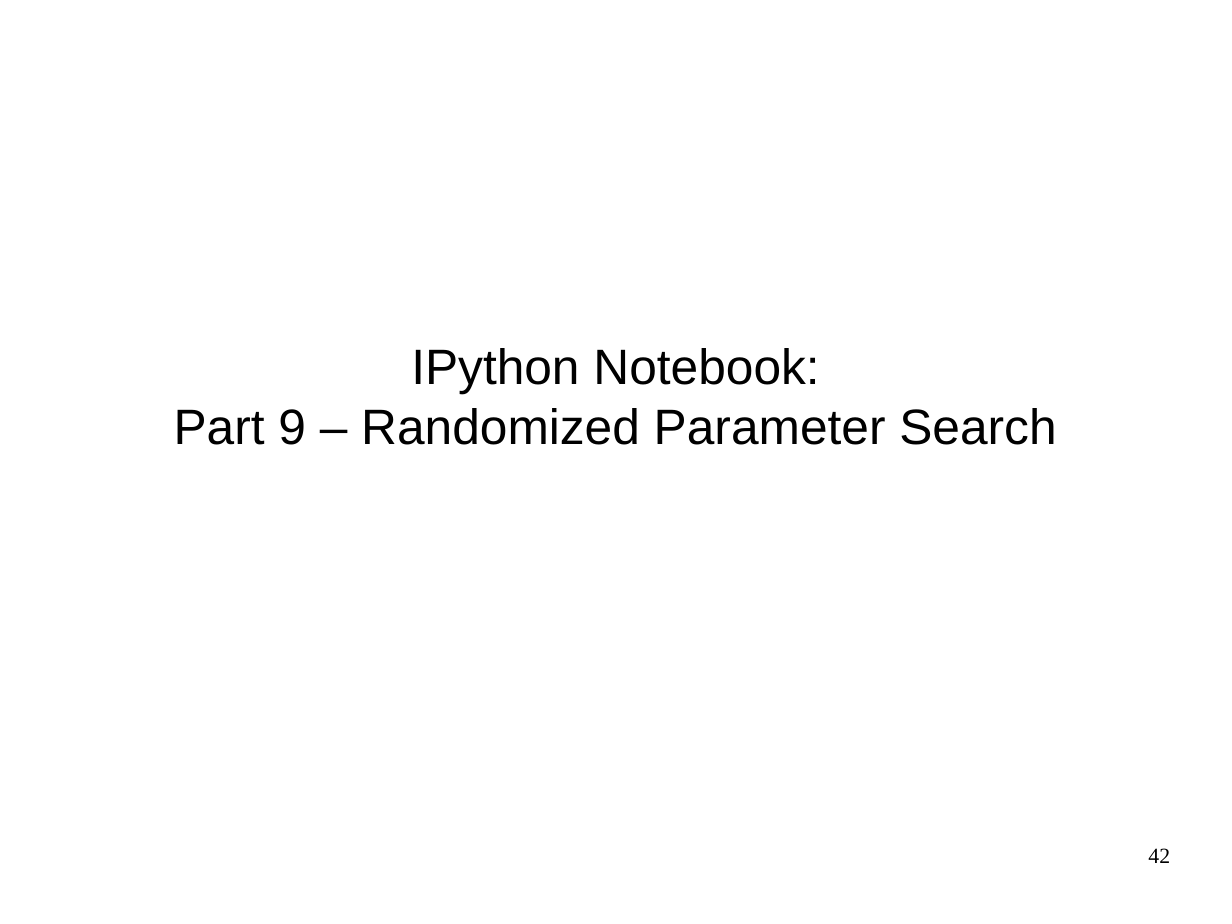
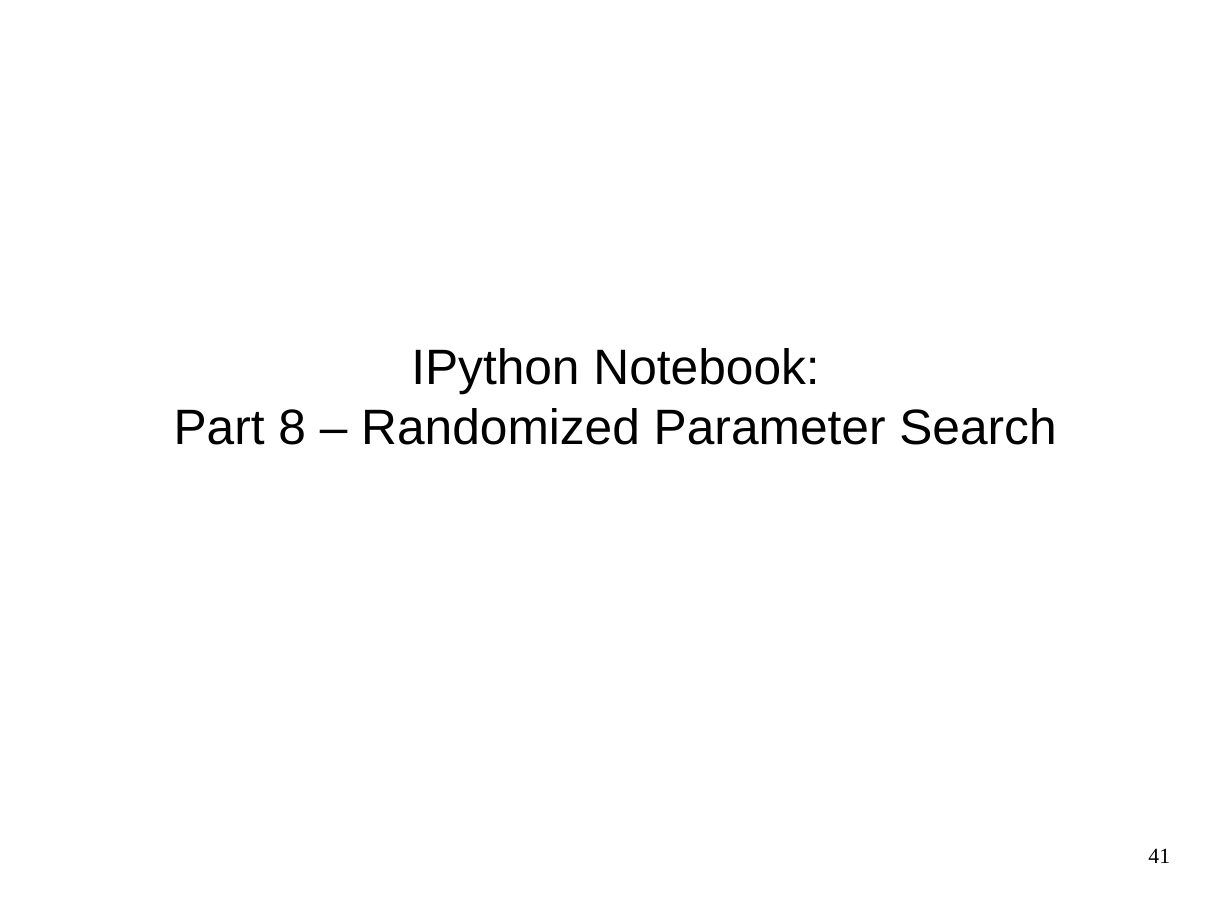
Before and after one commit to amueller/odscon-2015, a slide deck: slide 41 of machine-learning-with-scikit-learn-odscon.odp (slide 42 before the commit). Drawn at 1232x924 pixels with LibreOffice and Linux fonts; fonts in the diff are those of the drawing. Boxes give left, top, right and bottom in pixels: in the first picture for what was removed or moved away, otherwise in the second. Text is boxed around its words. In the diff, an @@ line names an element or a change of style, - is before the commit and + after.

```diff
--- a/machine-learning-with-scikit-learn-odscon.odp
+++ b/machine-learning-with-scikit-learn-odscon.odp
@@ subtitle at (x1=174, y1=408, x2=1056, y2=445): text changed @@
-Part 9 – Randomized Parameter Search
+Part 8 – Randomized Parameter Search
@@ page number at (x1=1148, y1=848, x2=1170, y2=863): text changed @@
-42
+41
```
Also in this commit, not shown: 13 other slides changed, 4 slides removed, 19 other files.
